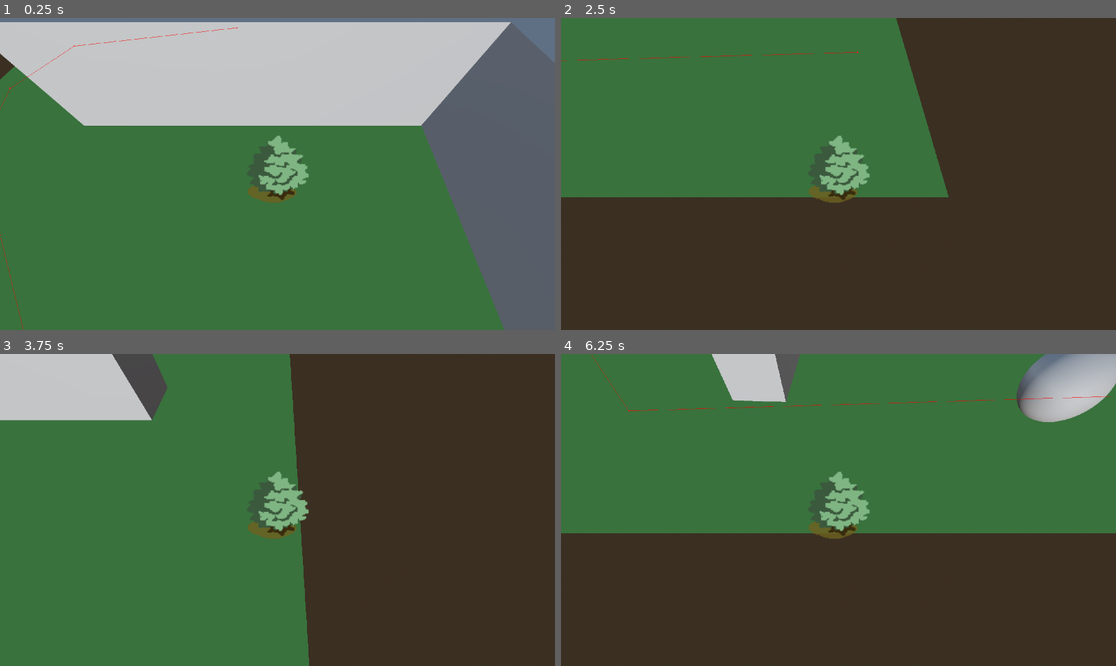
Above: before the commit, frames 1-4 (two rows, left to right).
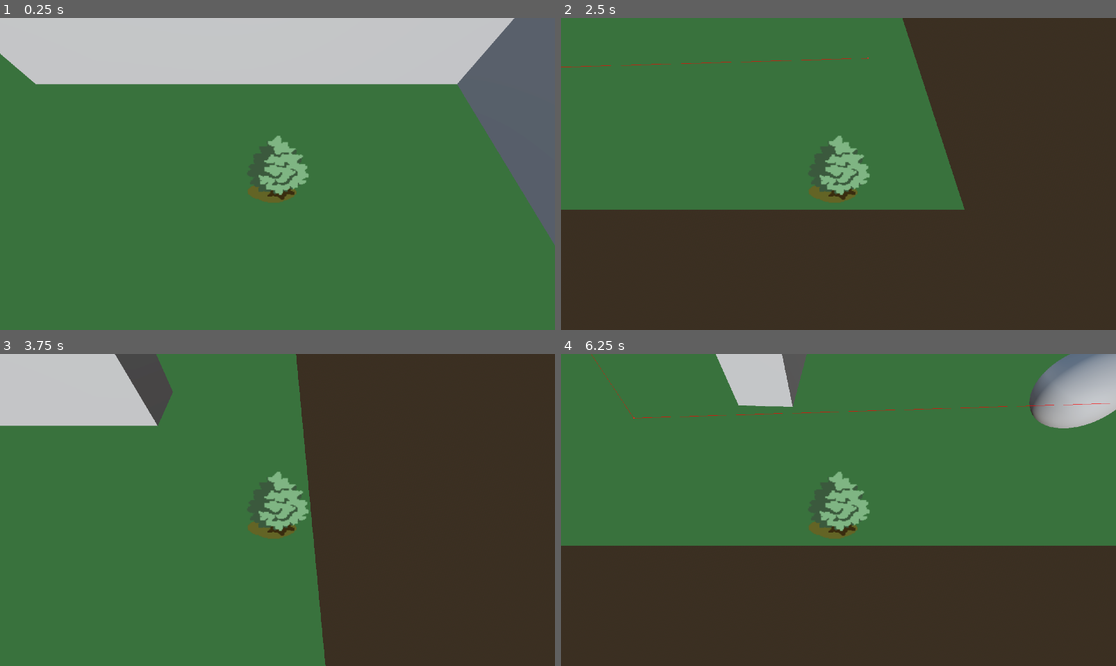
Above: after the commit, the same moments.

Repository: BrownRISDGameDevelopers/mosquito-simulator
Game: Godot game, scene res://scenes/LevelContainer.tscn
Two runs of this game, one before a commit and one after it. Both use one fixed random seed, a clock stepped at 60 frames per second and the inputs below. This scene is started directly instead of the project's main scene.
Inputs:
- Up to frame 1 (0.25 s): no input
- Up to frame 2 (2.5 s): tap Enter (ui_accept) at 0.5, 0.77, 1.52 s; hold D (right) 0.53-1.28 s; hold S (down) 1.28-2.03 s; hold D (right) from 2.03 s (still down)
- Up to frame 3 (3.75 s): release D (right) at 2.78 s; hold W (up) 2.78-3.53 s; tap Enter (ui_accept) at 3.02 s; hold A (left) from 3.53 s (still down)
- Up to frame 4 (6.25 s): tap Enter (ui_accept) at 3.77, 4.52, 6.02 s; release A (left) at 5.03 s; hold S (down) 5.03-5.78 s; hold D (right) from 5.78 s (still down)

The runs differ from the first frame. In frame 1, 20% of the frame differs, in the area x 0-100%, y 0-100%; in frame 2, 4.0%; in frame 3, 2.8%; in frame 4, 7.2%.

Commit message:
minigame transitions

Diff:
--- a/scenes/LevelContainer.tscn
+++ b/scenes/LevelContainer.tscn
@@ -44,4 +44,5 @@
 
 [node name="Map" parent="MapViewport/SubViewport" instance=ExtResource("2_h42ee")]
 
+[connection signal="exited_bounds" from="MinigameViewport/SubViewport/SwatMinigame" to="." method="_on_swat_minigame_exited_bounds"]
 [connection signal="minigame_toggle" from="MapViewport/SubViewport/Map" to="." method="_on_map_minigame_toggle"]
--- a/scenes/Map.tscn
+++ b/scenes/Map.tscn
@@ -84,7 +84,7 @@
 collision_mask = 6
 
 [node name="Player" parent="." instance=ExtResource("1_xkm8s")]
-transform = Transform3D(0.5, 0, 0, 0, 0.5, 0, 0, 0, 0.5, -1.636, 1, 1.22)
+transform = Transform3D(0.5, 0, 0, 0, 0.5, 0, 0, 0, 0.5, -1.636, 0.22804737, 1.22)
 
 [node name="Camera3D" type="Camera3D" parent="." node_paths=PackedStringArray("player")]
 transform = Transform3D(1, 0, 0, 0, 0.49999997, 0.86602545, 0, -0.86602545, 0.49999997, 0, 0.85, 0.5)
--- a/scenes/Player.tscn
+++ b/scenes/Player.tscn
@@ -32,5 +32,8 @@
 [node name="CollisionShape3D" type="CollisionShape3D" parent="Area3D"]
 shape = SubResource("CylinderShape3D_v6fml")
 
+[node name="EpicycleTimer" type="Timer" parent="."]
+autostart = true
+
 [connection signal="body_entered" from="Area3D" to="." method="_on_area_3d_body_entered"]
 [connection signal="body_exited" from="Area3D" to="." method="_on_area_3d_body_exited"]
--- a/scenes/Player2D.tscn
+++ b/scenes/Player2D.tscn
@@ -1,11 +1,17 @@
-[gd_scene load_steps=3 format=3 uid="uid://dqrapnubr13ws"]
+[gd_scene load_steps=4 format=3 uid="uid://dqrapnubr13ws"]
 
 [ext_resource type="Texture2D" uid="uid://di0rxj8b15frg" path="res://assets/tree.PNG" id="1_l3lvq"]
 [ext_resource type="Script" uid="uid://dqucnn32ba1gt" path="res://scripts/player_2d.gd" id="1_smyaq"]
 
+[sub_resource type="RectangleShape2D" id="RectangleShape2D_smyaq"]
+size = Vector2(200, 200)
+
 [node name="Player2D" type="CharacterBody2D"]
 motion_mode = 1
 script = ExtResource("1_smyaq")
+
+[node name="CollisionShape2D" type="CollisionShape2D" parent="."]
+shape = SubResource("RectangleShape2D_smyaq")
 
 [node name="PlayerSprite" type="Sprite2D" parent="."]
 scale = Vector2(3.5, 3.5)
--- a/scenes/SwatMinigame.tscn
+++ b/scenes/SwatMinigame.tscn
@@ -1,14 +1,24 @@
-[gd_scene load_steps=3 format=3 uid="uid://21duxb65jl10"]
+[gd_scene load_steps=5 format=3 uid="uid://21duxb65jl10"]
 
+[ext_resource type="Script" uid="uid://bbwtfw2j6qh7v" path="res://scripts/swat_minigame.gd" id="1_vn5tw"]
 [ext_resource type="PackedScene" uid="uid://dqrapnubr13ws" path="res://scenes/Player2D.tscn" id="1_xre7j"]
 [ext_resource type="Texture2D" uid="uid://bqotwpd140nfa" path="res://assets/child sprite 1.png" id="2_86fu8"]
 
+[sub_resource type="RectangleShape2D" id="RectangleShape2D_86fu8"]
+size = Vector2(836, 1932)
+
 [node name="SwatMinigame" type="Node2D"]
+script = ExtResource("1_vn5tw")
 
 [node name="ChildSprite1" type="Sprite2D" parent="."]
-position = Vector2(960, 540)
 scale = Vector2(30, 30)
 texture = ExtResource("2_86fu8")
 
 [node name="Player2D" parent="." instance=ExtResource("1_xre7j")]
-position = Vector2(960, 540)
+
+[node name="MinigameBounds" type="Area2D" parent="."]
+
+[node name="CollisionShape2D" type="CollisionShape2D" parent="MinigameBounds"]
+shape = SubResource("RectangleShape2D_86fu8")
+
+[connection signal="body_exited" from="MinigameBounds" to="." method="_on_minigame_bounds_body_exited"]
--- a/scripts/level_container.gd
+++ b/scripts/level_container.gd
@@ -2,10 +2,23 @@
 
 var minigame_visible = false
 
-func _on_map_minigame_toggle():
-	minigame_visible = !minigame_visible
+@onready var map_3d = $MapViewport/SubViewport/Map
+@onready var minigame = $MinigameViewport/SubViewport/SwatMinigame
+
+func toggle_minigame(minigame_state):
+	minigame_visible = minigame_state
 	$MinigameViewport.visible = minigame_visible
 	if minigame_visible:
 		$MapViewport.scale = Vector2(0.25, 0.25)
 	if not minigame_visible:
 		$MapViewport.scale = Vector2.ONE
+
+
+func _on_map_minigame_toggle():
+	toggle_minigame(true)
+	minigame.reset()
+
+
+func _on_swat_minigame_exited_bounds():
+	toggle_minigame(false)
+	map_3d.free_player()
--- a/scripts/map.gd
+++ b/scripts/map.gd
@@ -2,5 +2,10 @@
 
 signal minigame_toggle
 
+@onready var player = $Player
+
 func _on_player_minigame_toggle():
 	minigame_toggle.emit()
+
+func free_player():
+	player.return_control()
--- a/scripts/player.gd
+++ b/scripts/player.gd
@@ -8,10 +8,22 @@
 const JUMP_VELOCITY = 4.5
 
 var on_camper = false
+var can_attach = true
+
 var current_camper
+
+@onready var epicycle_timer = $EpicycleTimer
+@export var hover_distance = 0.1
+@export var hover_height = 0.2
+@export var hover_freq = 4
+
+func _ready():
+	hover_height = hover_height / hover_distance
+	epicycle_timer.wait_time = 2 * PI / hover_freq
 
 func _physics_process(delta: float) -> void:
 	if on_camper:
+		global_position = current_camper.global_position + hover_distance * epicycle()
 		return
 	# Add the gravity.
 	if not is_on_floor():
@@ -35,15 +47,30 @@
 
 	move_and_slide()
 
+func cycle_helper(t, min_bound, max_bound):
+	if min_bound * PI <= t and t <= max_bound * PI:
+		return 1
+	else:
+		return 0
+
+func epicycle():
+	var t = epicycle_timer.time_left * hover_freq
+	var r = (cycle_helper(t, 0.0, 0.5) * 1 / cos(t - 0.25 * PI) +
+		 cycle_helper(t, 0.5, 1.0) * 1 / cos(t - 0.75 * PI) +
+		 cycle_helper(t, 1.0, 1.5) * 1 / cos(t - 1.25 * PI) +
+		 cycle_helper(t, 1.5, 2.0) * 1 / cos(t - 1.75 * PI))
+	return Vector3(cos(t) * r, hover_height, sin(t) * r)
+
+func return_control():
+	on_camper = false
+	global_position -= hover_distance * epicycle()
 
 func _on_area_3d_body_entered(body: Node3D):
-	if not on_camper:
+	if not on_camper and can_attach:
 		minigame_toggle.emit()
 		on_camper = true
+		can_attach = false
 		current_camper = body
 
 func _on_area_3d_body_exited(body: Node3D):
-	if on_camper and body == current_camper:
-		minigame_toggle.emit()
-		on_camper = false
-		current_camper = null
+	can_attach = true
--- /dev/null
+++ b/scripts/swat_minigame.gd
@@ -0,0 +1,11 @@
+extends Node2D
+
+signal exited_bounds
+
+@onready var player = $Player2D
+
+func _on_minigame_bounds_body_exited(body: Node2D):
+	exited_bounds.emit()
+
+func reset():
+	player.position = Vector2.ZERO
Not shown, added: scripts/swat_minigame.gd.uid
